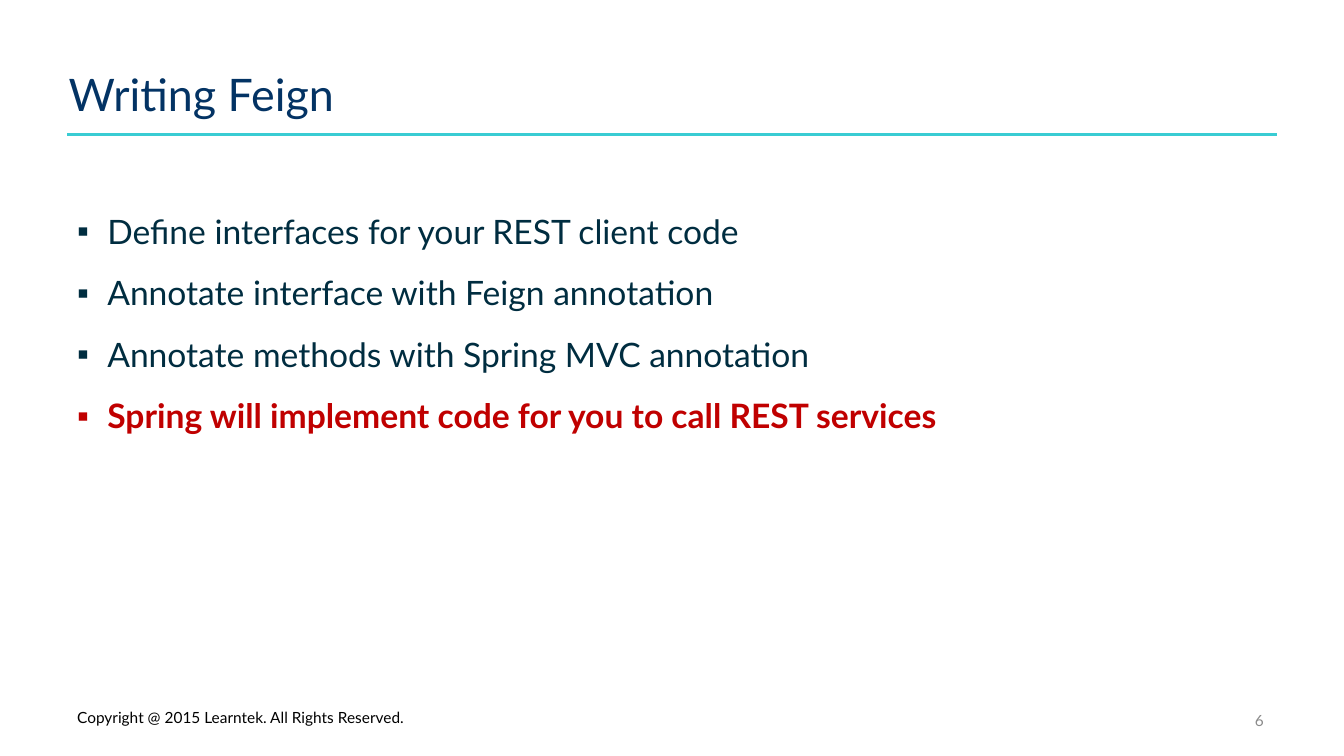
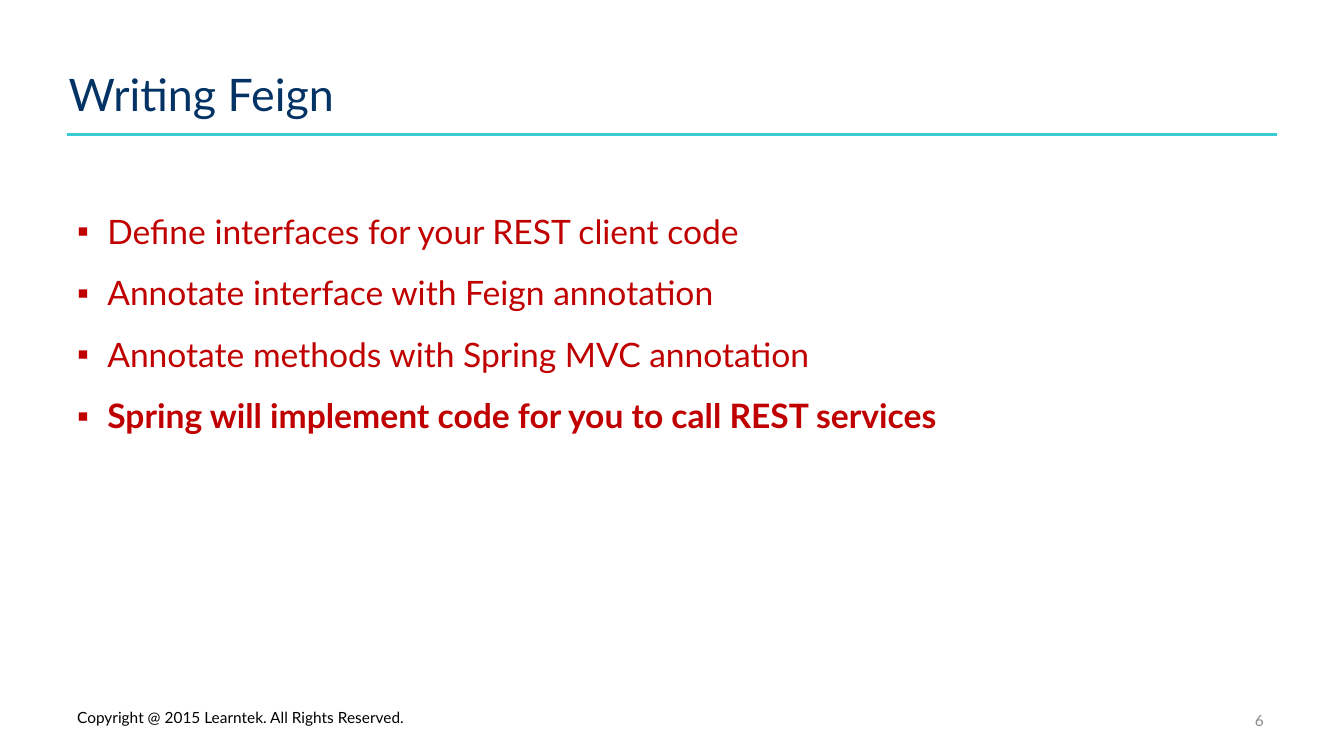
Before and after one commit to santoshkar/Microservice, a slide deck: slide 6 of Presentations/Part-8-Spring Cloud Feign (with Ribbon).pptx. Drawn at 1344x756 pixels with LibreOffice and Linux fonts; fonts in the diff are those of the drawing; background and template pictures are left out. Boxes give left, top, right and bottom in pixels: in the first picture for what was removed or moved away, otherwise in the second. Text is boxed around its words. In the diff, an @@ line names an element or a change of style, - is before the commit and + after.

Commit message:
Feign client updates

```diff
--- a/Presentations/Part-8-Spring Cloud Feign (with Ribbon).pptx
+++ b/Presentations/Part-8-Spring Cloud Feign (with Ribbon).pptx
@@ text at bbox=[107, 219, 809, 373]: text colour #002D40 to #C00000 in "Define interfaces for your REST client code", "Annotate interface with Feign annotation", "Annotate methods with Spring MVC annotation" @@
```
Also in this commit, not shown: 4 other slides changed.
